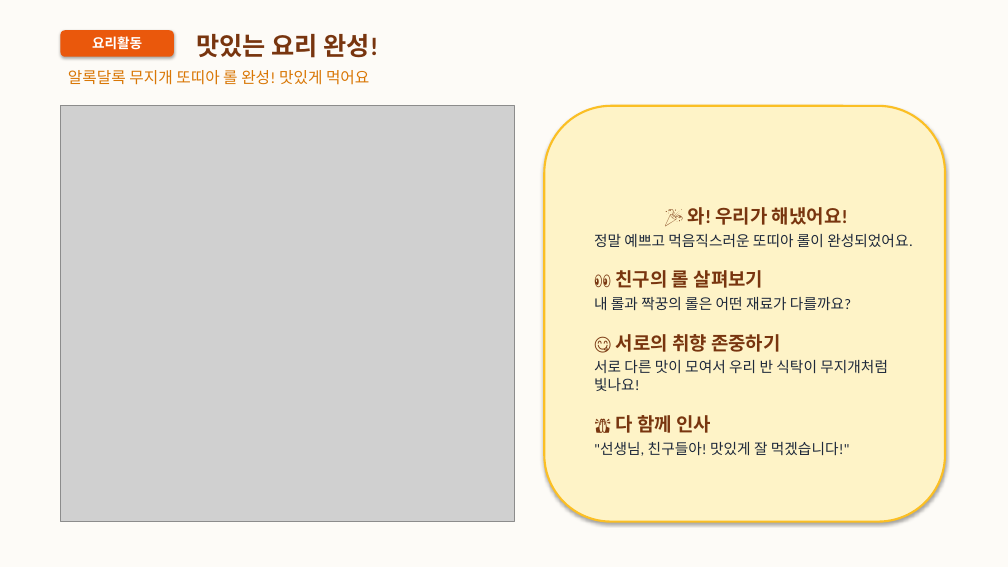
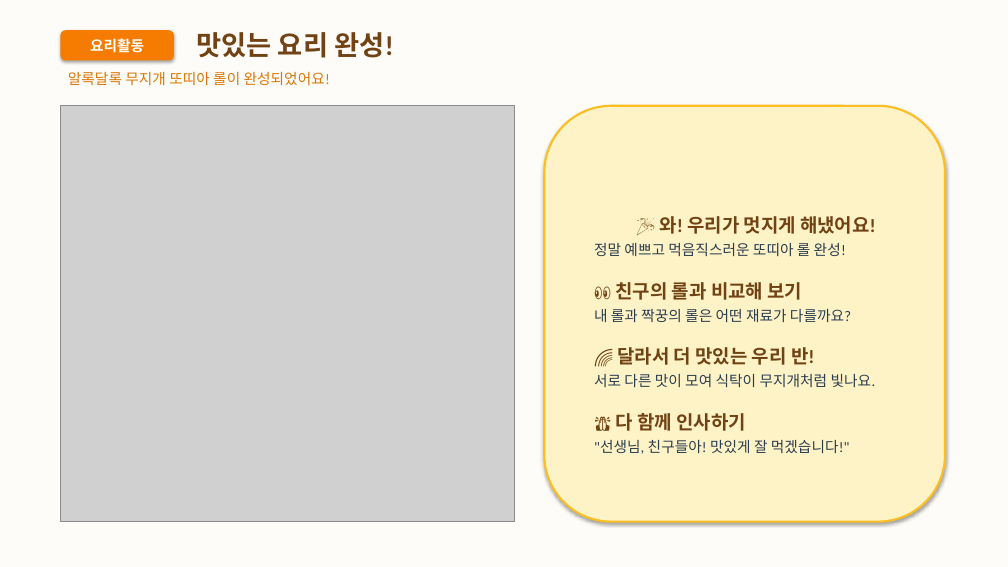
Before and after one commit to ksm3669-cmd/dalnuri, a slide deck: slide 7 of assets/달누리반_요리활동_무지개또띠아롤_16x9.pptx. Drawn at 1008x567 pixels with LibreOffice and Linux fonts; fonts in the diff are those of the drawing; grey boxes stand for pictures. Boxes give left, top, right and bottom in pixels: in the first picture for what was removed or moved away, otherwise in the second. Text is boxed around its words. In the diff, an @@ line names an element or a change of style, - is before the commit and + after.

Commit message:
Update warm fairy-tale PPTX and worksheet files matching Canva style

```diff
--- a/assets/달누리반_요리활동_무지개또띠아롤_16x9.pptx
+++ b/assets/달누리반_요리활동_무지개또띠아롤_16x9.pptx
@@ background #FDFBF7 to #FEFCF8 @@
@@ text "맛있는 요리 완성!" at [196,32,393,58]: size 24 to 26 pt, text colour #78350F to #704214 @@
@@ rounded rectangle "요리활동" at [60,30,174,60]: size 13 to 14 pt; fill #EA580C to #F57C00 @@
@@ text at [68,72,330,85]: text changed; size 15 to 14 pt @@
-알록달록 무지개 또띠아 롤 완성! 맛있게 먹어요
+알록달록 무지개 또띠아 롤이 완성되었어요!
@@ text in rounded rectangle at [594,216,876,300]: text changed; size 14 to 18 pt; text colour #1E293B to #704214; bold on @@
-🎉 와! 우리가 해냈어요!
-정말 예쁘고 먹음직스러운 또띠아 롤이 완성되었어요.
-👀 친구의 롤 살펴보기
+🎉 와! 우리가 멋지게 해냈어요!
+정말 예쁘고 먹음직스러운 또띠아 롤 완성!
+👀 친구의 롤과 비교해 보기
@@ text in rounded rectangle at [594,309,851,454]: text colour #1E293B to #2C3E50 in "내 롤과 짝꿍의 롤은 어떤 재료가 다를까요?", ""선생님, 친구들아! 맛있게 잘 먹겠습니다!"" @@
@@ text in rounded rectangle at [594,347,876,431]: text changed; size 14 to 18 pt; text colour #1E293B to #704214; bold on @@
-😋 서로의 취향 존중하기
-서로 다른 맛이 모여서 우리 반 식탁이 무지개처럼 빛나요!
-🙏 다 함께 인사
+🌈 달라서 더 맛있는 우리 반!
+서로 다른 맛이 모여 식탁이 무지개처럼 빛나요.
+🙏 다 함께 인사하기
```
Also in this commit, not shown: 6 other slides changed, 1 slide added, 1 slide removed, 4 other files.
